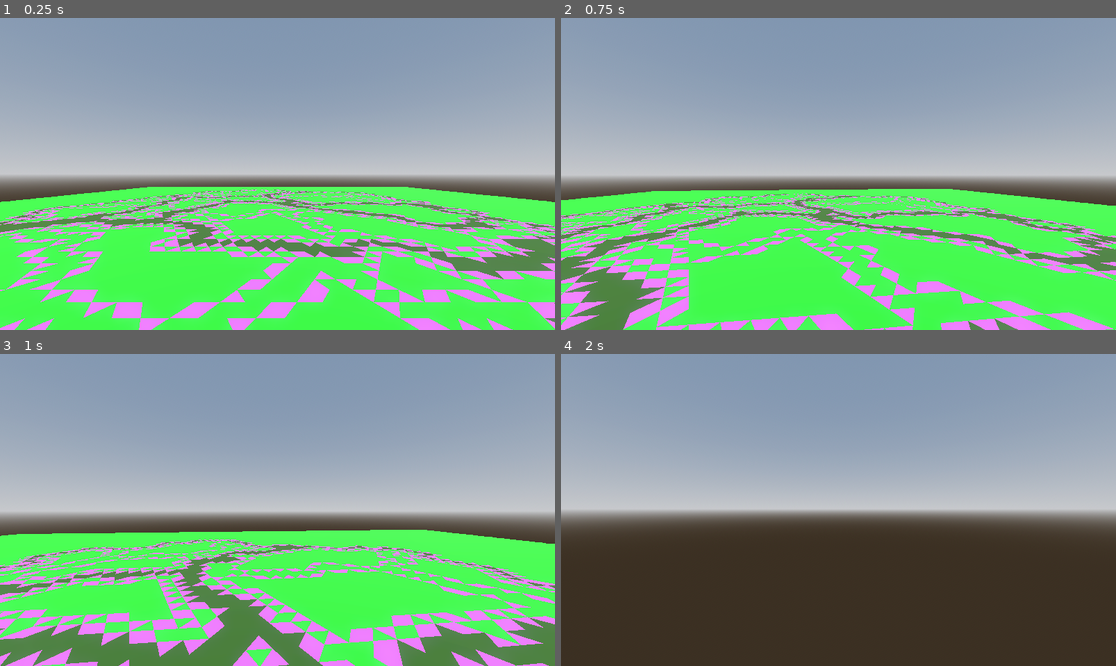
Above: before the commit, frames 1-4 (two rows, left to right).
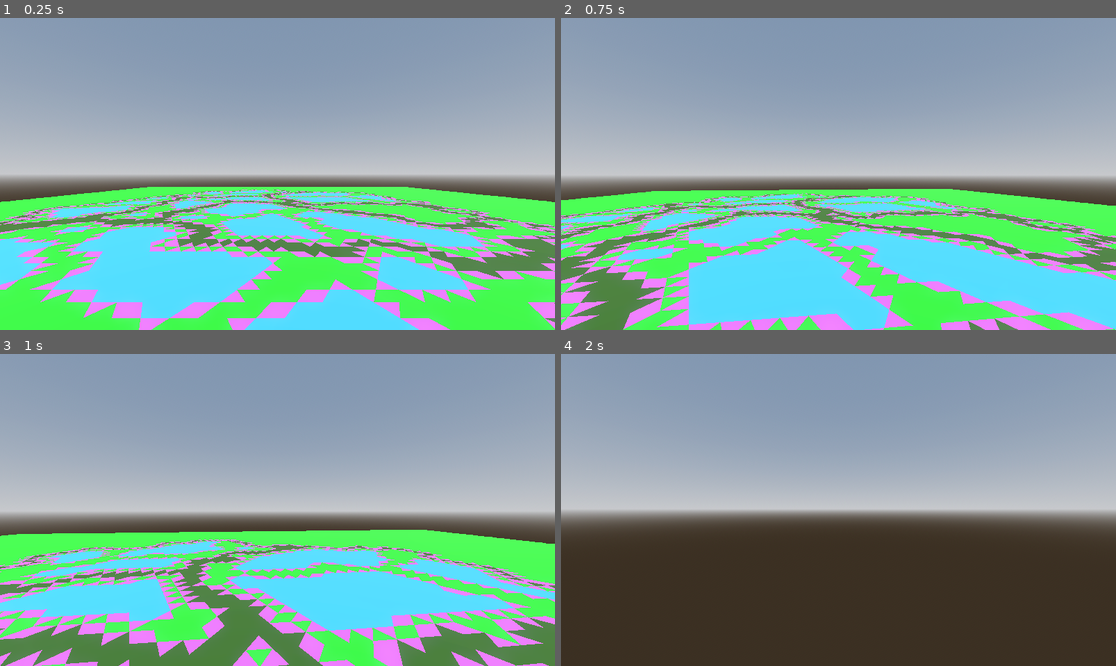
Above: after the commit, the same moments.

Repository: MichaelReel/Faster-Island-Generation
Game: Godot game, scene res://Main.tscn
Two runs of this game, one before a commit and one after it. Both use one fixed random seed, a clock stepped at 60 frames per second and the inputs below.
Inputs (mouse positions are in pixels of both pictures, inside the frame that each line leads up to):
- Up to frame 1 (0.25 s): no input
- Up to frame 2 (0.75 s): tap Enter at 0.5 s; move the mouse to (866, 174) at 0.52 s; hold W (forward) from 0.53 s (still down)
- Up to frame 3 (1 s): keep holding W (forward)
- Up to frame 4 (2 s): keep holding W (forward); move the mouse to (810, 510) at 1.27 s

The runs differ from the first frame. In frame 1, 16% of the frame differs, in the area x 0-98%, y 55-100%; in frame 2, 18%, in the area x 0-100%, y 56-100%; in frame 3, 12%; in frame 4, nothing differs.

Commit message:
Added some cleanup of the lake areas Removing cells that will just end up z fighting on edges Tidying up some frontier cells indexing

Diff:
--- a/Main.tscn
+++ b/Main.tscn
@@ -22,6 +22,9 @@
 [sub_resource type="StandardMaterial3D" id="StandardMaterial3D_g3d72"]
 albedo_color = Color(0.0862745, 0.611765, 0.0784314, 1)
 
+[sub_resource type="StandardMaterial3D" id="StandardMaterial3D_0k3rk"]
+albedo_color = Color(0.137255, 0.478431, 0.658824, 1)
+
 [sub_resource type="StandardMaterial3D" id="StandardMaterial3D_cmf4l"]
 albedo_color = Color(0.572549, 0.219608, 0.890196, 1)
 
@@ -39,6 +42,7 @@
 island_cell_count = 6000
 sub_water = SubResource("StandardMaterial3D_582fk")
 ground = SubResource("StandardMaterial3D_g3d72")
+lake_debug = SubResource("StandardMaterial3D_0k3rk")
 region_debug = SubResource("StandardMaterial3D_cmf4l")
 
 [node name="FlyingCameraControl" parent="." instance=ExtResource("2_gt1th")]
--- a/island/GeneratedIsland.gd
+++ b/island/GeneratedIsland.gd
@@ -28,6 +28,7 @@
 @export_category("debug_materials")
 @export var sub_water: Material = Material.new()
 @export var ground: Material = Material.new()
+@export var lake_debug: Material = Material.new()
 @export var region_debug: Material = Material.new()
 
 @onready var bounds : Mesh = $BoundsMesh.mesh
@@ -40,6 +41,7 @@
 func _ready() -> void:
 	material_lib.set_material("sub_water", sub_water)
 	material_lib.set_material("ground", ground)
+	material_lib.set_material("lake_debug", lake_debug)
 	material_lib.set_material("region_debug", region_debug)
 
 func _process(delta: float) -> void:
--- a/island/generation/height/HeightManager.gd
+++ b/island/generation/height/HeightManager.gd
@@ -24,6 +24,7 @@
 	_height_mesh = HeightMesh.new(
 		_grid_manager.get_tri_cell_layer(),
 		_outline_manager.get_region_cell_layer(),
+		_lake_manager.get_lake_layer(),
 		_outline_manager.get_island_region_index(),
 		material_lib
 	)
--- a/island/generation/height/mesh/HeightMesh.gd
+++ b/island/generation/height/mesh/HeightMesh.gd
@@ -6,51 +6,62 @@
 
 var _tri_cell_layer: TriCellLayer
 var _region_cell_layer: RegionCellLayer
+var _lake_layer: LakeLayer
 var _island_region_index: int
 var _material_lib: MaterialLib
 
 func _init(
 	tri_cell_layer: TriCellLayer,
 	regional_cell_layer: RegionCellLayer,
+	lake_layer: LakeLayer,
 	island_region_index: int,
 	material_lib: MaterialLib
 ) -> void:
 	_tri_cell_layer = tri_cell_layer
 	_region_cell_layer = regional_cell_layer
+	_lake_layer = lake_layer
 	_island_region_index = island_region_index
 	_material_lib = material_lib
 
 func perform() -> void:
 	var sub_surface_tool: SurfaceTool = SurfaceTool.new()
 	var ground_surface_tool: SurfaceTool = SurfaceTool.new()
+	var lake_surface_tool: SurfaceTool = SurfaceTool.new()
 	var debug_surface_tool: SurfaceTool = SurfaceTool.new()
 
 	sub_surface_tool.begin(Mesh.PRIMITIVE_TRIANGLES)
 	ground_surface_tool.begin(Mesh.PRIMITIVE_TRIANGLES)
+	lake_surface_tool.begin(Mesh.PRIMITIVE_TRIANGLES)
 	debug_surface_tool.begin(Mesh.PRIMITIVE_TRIANGLES)
 
 	sub_surface_tool.set_material(_material_lib.get_material("sub_water"))
 	ground_surface_tool.set_material(_material_lib.get_material("ground"))
+	lake_surface_tool.set_material(_material_lib.get_material("lake_debug"))
 	debug_surface_tool.set_material(_material_lib.get_material("region_debug"))
 
 
 	for cell_index in range(_tri_cell_layer.get_cell_count()):
 		var region_index: int = _region_cell_layer.get_region_by_index_for_cell_index(cell_index)
 		var triangle_vertices = _tri_cell_layer.get_triangle_as_vector3_array_for_index(cell_index)
-		if len(_region_cell_layer._region_fronts_by_cell_index[cell_index]) > 0:
+		if len(_region_cell_layer.get_region_fronts_by_cell_index(cell_index)) > 0:
 			for vertex in triangle_vertices:
 				debug_surface_tool.add_vertex(vertex)
 		elif region_index == _island_region_index:
 			for vertex in triangle_vertices:
 				sub_surface_tool.add_vertex(vertex)
+		elif region_index in _lake_layer.get_lake_region_indices():
+			for vertex in triangle_vertices:
+				lake_surface_tool.add_vertex(vertex)
 		else:
 			for vertex in triangle_vertices:
 				ground_surface_tool.add_vertex(vertex)
 
 	sub_surface_tool.generate_normals()
 	ground_surface_tool.generate_normals()
+	lake_surface_tool.generate_normals()
 	debug_surface_tool.generate_normals()
 
 	sub_surface_tool.commit(self)
 	ground_surface_tool.commit(self)
+	lake_surface_tool.commit(self)
 	debug_surface_tool.commit(self)
--- a/island/generation/lakes/LakeManager.gd
+++ b/island/generation/lakes/LakeManager.gd
@@ -31,7 +31,6 @@
 		material_lib
 	)
 
-
 func perform() -> void:
 	emit_signal("percent_complete", self, 0.0)
 	_region_divide_layer.perform()
@@ -44,6 +43,9 @@
 func _to_string() -> String:
 	return "Lake Stage"
 
+func get_lake_layer() -> LakeLayer:
+	return _lake_layer
+
 func get_mesh_dict() -> Dictionary:
 	return {
 		"terrain": _lake_debug_mesh
--- a/island/generation/lakes/geometry/LakeLayer.gd
+++ b/island/generation/lakes/geometry/LakeLayer.gd
@@ -29,6 +29,9 @@
 
 	for lake_index in _lake_indices:
 		_region_divide_layer.reduce_region_and_create_margin(lake_index)
+		_perform_lake_smoothing(lake_index)
+
+	frontier_cleanup()
 
 #	for region in _regions:
 #		var _lines: Array[Edge] = region.get_perimeter_lines(false)
@@ -45,3 +48,82 @@
 			var new_lake = Region.new(_region_cell_layer, region_index)
 			_region_cell_layer.add_cell_to_subregion_front(tri_index, new_lake.get_region_index())
 			_lake_indices.append(new_lake.get_region_index())
+
+func _create_internal_frontier(lake_region_index: int) -> PackedInt64Array:
+	"""Produce an array of the internal cells along the inside edge"""
+	var inner_front: PackedInt64Array = []
+	for outer_front_cell_index in _region_cell_layer.get_front_cell_indices(lake_region_index):
+		for inner_cell in _region_divide_layer.get_indices_of_neighbours_with_parent(
+			outer_front_cell_index, lake_region_index
+		):
+			if not inner_cell in inner_front:
+				inner_front.append(inner_cell)
+	return inner_front
+
+func _perform_lake_smoothing(lake_region_index: int) -> void:
+	"""
+	Smooth the edges of the lakes to remove flat internal edge areas
+	"""
+	# Create an internal frontier for the lake
+	var inner_front: PackedInt64Array = _create_internal_frontier(lake_region_index)
+	var parent_index: int = _region_cell_layer.get_parent_index_by_region_index(lake_region_index)
+	# Remove internal frontier cells that are surrounded
+	var still_smoothing: bool = true
+	while still_smoothing:
+		still_smoothing = false
+		for cell_ind in inner_front:
+			if _region_cell_layer.region_surrounds_cell(parent_index, cell_ind):
+				_move_cell_from_inner_front_to_outer_front(cell_ind, inner_front, lake_region_index)
+				still_smoothing = true
+
+
+func _move_cell_from_inner_front_to_outer_front(
+	cell_index: int, inner_front: PackedInt64Array, lake_region_index: int
+) -> void:
+	"""
+	This will perform:
+	- the move from a cell to the parent,
+	- update of the frontier,
+	- and update of the inner_frontier
+	"""
+	var parent_index: int = _region_cell_layer.get_parent_index_by_region_index(lake_region_index)
+
+	# Move the cell out of the region and into to front
+	_region_cell_layer.remove_cell_from_current_subregion(cell_index)
+	_region_cell_layer.add_cell_to_subregion_front(cell_index, lake_region_index)
+
+	# Update the frontier cells
+	for neighbour_ind in _region_divide_layer.get_indices_of_edge_and_corner_neighbours_with_parent(cell_index, parent_index):
+		if neighbour_ind in _region_cell_layer.get_front_cell_indices(lake_region_index):
+			# Check if need to remove from frontier
+			if _region_divide_layer.count_neighbours_with_parent(neighbour_ind, lake_region_index) == 0:
+				_region_cell_layer.remove_cell_from_subregion_front(neighbour_ind, lake_region_index)
+		else:
+			# Check if need to add to frontier
+			if _region_divide_layer.count_neighbours_with_parent(neighbour_ind, lake_region_index) > 0:
+				_region_cell_layer.add_cell_to_subregion_front(neighbour_ind, lake_region_index)
+
+	# Update the inner frontier
+	inner_front.remove_at(inner_front.find(cell_index))
+	for neighbour_ind in _region_divide_layer.get_indices_of_neighbours_with_parent(cell_index, lake_region_index):
+		if not neighbour_ind in inner_front:
+			inner_front.append(neighbour_ind)
+
+func frontier_cleanup() -> void:
+	"""
+	There will be some frontier cells that (somehow) got left behind by the smoothing step
+	In lieu of fixing the code that doesn't remove them, just find and remove them now
+	"""
+	for cell_index in range(_region_cell_layer.get_cell_count()):
+		var fronts_by_cell_index = _region_cell_layer.get_region_fronts_by_cell_index(cell_index)
+		if fronts_by_cell_index.is_empty():
+			continue
+		for region_index in fronts_by_cell_index:
+			var has_neighbour_in_region = false
+			for neighbour_index in _region_cell_layer.get_edge_sharing_neighbours(cell_index):
+				if _region_cell_layer.get_region_by_index_for_cell_index(neighbour_index) == region_index:
+					has_neighbour_in_region = true
+					break
+
+			if not has_neighbour_in_region:
+				_region_cell_layer.remove_cell_from_subregion_front(cell_index, region_index)
--- a/island/generation/lakes/geometry/RegionDivideLayer.gd
+++ b/island/generation/lakes/geometry/RegionDivideLayer.gd
@@ -84,3 +84,6 @@
 
 func count_corner_neighbours_with_parent(cell_index: int, parent_index: int) -> int:
 	return len(get_indices_of_corner_neighbours_with_parent(cell_index, parent_index))
+
+func get_indices_of_edge_and_corner_neighbours_with_parent(cell_index: int, parent_index: int) -> PackedInt64Array:
+	return get_indices_of_neighbours_with_parent(cell_index, parent_index) + get_indices_of_corner_neighbours_with_parent(cell_index, parent_index)
--- a/island/generation/region/geometry/RegionCellLayer.gd
+++ b/island/generation/region/geometry/RegionCellLayer.gd
@@ -38,8 +38,11 @@
 func get_region_by_index(index: int) -> Region:
 	return _region_by_index[index]
 
-func get_index_by_region(parent: Region) -> int:
-	return _region_by_index.find(parent)
+func get_index_by_region(region: Region) -> int:
+	return _region_by_index.find(region)
+
+func get_parent_index_by_region_index(region_index: int) -> int:
+	return _region_by_index[region_index]._parent_index
 
 func get_middle_triangle_index() -> int:
 	return _tri_cell_layer.get_tri_cell_index_for_vector2i(
@@ -52,6 +55,12 @@
 func get_front_cell_indices(region_index: int) -> PackedInt64Array:
 	return _region_by_index[region_index]._region_front
 
+func get_region_fronts_by_cell_index(cell_index: int) -> PackedInt64Array:
+	return _region_fronts_by_cell_index[cell_index]
+
+func get_cell_count() -> int:
+	return _tri_cell_layer.get_cell_count()
+
 func add_cell_to_subregion_front(cell_index: int, sub_region_index: int) -> void:
 	var region = _region_by_index[sub_region_index]
 	if region._parent_index != get_region_by_index_for_cell_index(cell_index):
@@ -67,6 +76,13 @@
 
 	region._region_front.append(cell_index)
 	_region_fronts_by_cell_index[cell_index].append(sub_region_index)
+
+func remove_cell_from_subregion_front(cell_index: int, fronting_region_index: int) -> void:
+	var fronting_region = _region_by_index[fronting_region_index]
+	if cell_index in fronting_region._region_front:
+		fronting_region._region_front.remove_at(fronting_region._region_front.find(cell_index))
+	var ind_in_fronts_by_cell: int = _region_fronts_by_cell_index[cell_index].find(fronting_region_index)
+	_region_fronts_by_cell_index[cell_index].remove_at(ind_in_fronts_by_cell)
 
 func add_cell_to_subregion(cell_index: int, sub_region_index: int) -> void:
 	var sub_region: Region = _region_by_index[sub_region_index]
@@ -94,8 +110,8 @@
 	parent_region._region_cells.remove_at(index_in_parent)
 
 func remove_cell_from_current_subregion(cell_index: int) -> void:
+	"""Cell should return to the parent region"""
 	var sub_region = _region_by_index[get_region_by_index_for_cell_index(cell_index)]
-	"""Cell should return to the parent region"""
 	var cell_pos_in_cells: int = sub_region._region_cells.find(cell_index)
 	if cell_pos_in_cells >= 0:
 		sub_region._region_cells.remove_at(cell_pos_in_cells)
Not shown: 1 places in Main.tscn that only renumber resources
